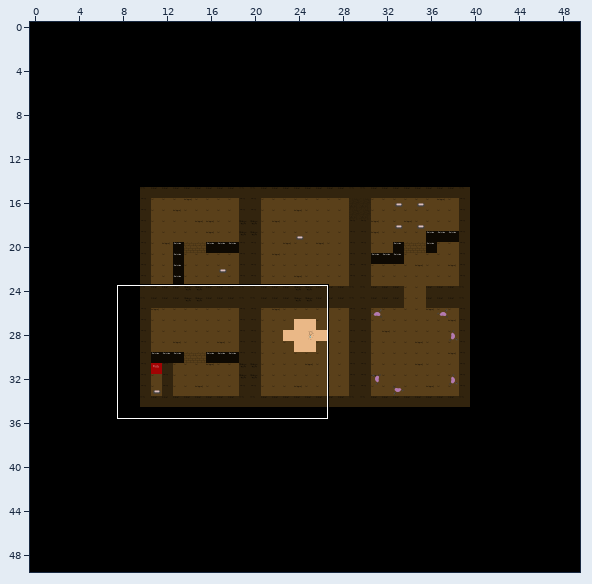
Tiled map: zeldaTiled/Donjon/donjonCarteTiled.tmx. Above, an overview of the earlier version with the close-up marked.
Close-up. As it was:
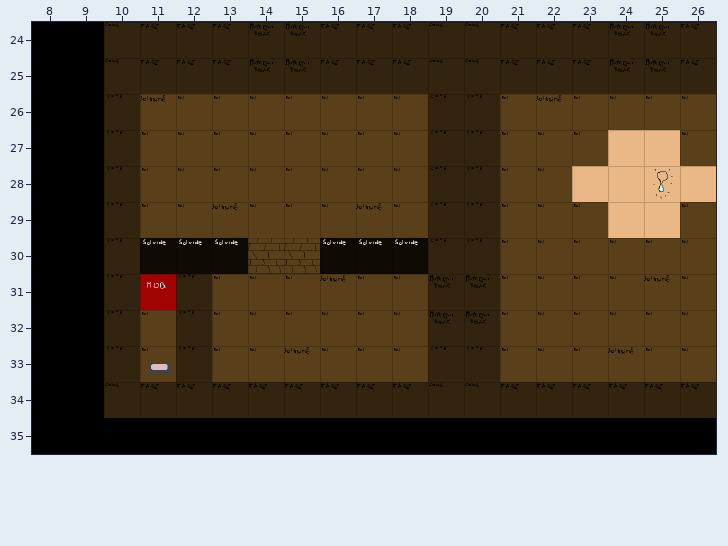
Cells are 64x64 px. Shown: x 8..26, y 24..35. The commit also changed other parts of the map, which this record leaves out.
New version:
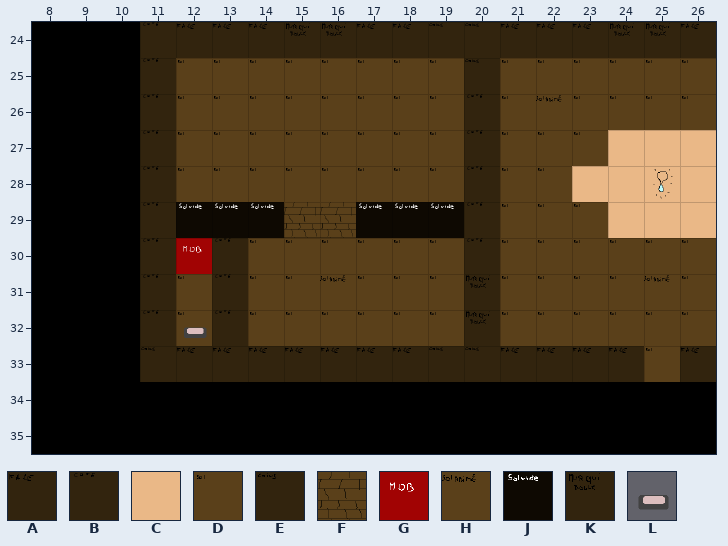
Key: from "tileset_donjon": A 0, B 1, C 3, D 14, E 15, F 16, G 18, H 28, J 29, K 30, L 31.
_ is an empty cell, # one hidden under a higher layer.
Tiles replaced or removed in this view: A, B, D, E, F, G, H, J, K, L.
The edit:
Changed rows in their new state; . is an unchanged cell.
Layer "sol":
first column x 10:
25 _........D.......
27 _...............C
29 ..JJJ##JJJ......C
30 ..##DDDDDD.......
31 _................
34 .__________..__..
Layer "boutons":
first column x 11:
32 .L
33 _.
Layer "pont2":
first column x 14:
29 .FF
30 __.
Layer "mob":
first column x 11:
30 .G
31 _.
Layer "murQuiBouge1":
first column x 24:
25 __
Layer "murQuiBouge3":
first column x 14:
24 _.K
25 __.
Layer "murQuiBouge4":
first column x 19:
31 _
32 _
Layer "murs":
first column x 10:
24 _B..A._..........
25 _B__..____.___.._
26 _B......._.......
27 _B......._.......
28 _B......._.......
29 _B......._.......
30 _B.B....._.......
31 _B_B.............
32 _B_B.............
33 _EAAAAAAAEEAAAA.A
34 _________________
Pixel boxes of the changes (left, top, right, bottom) in both close-ups:
changed: (104, 22, 716, 418)
